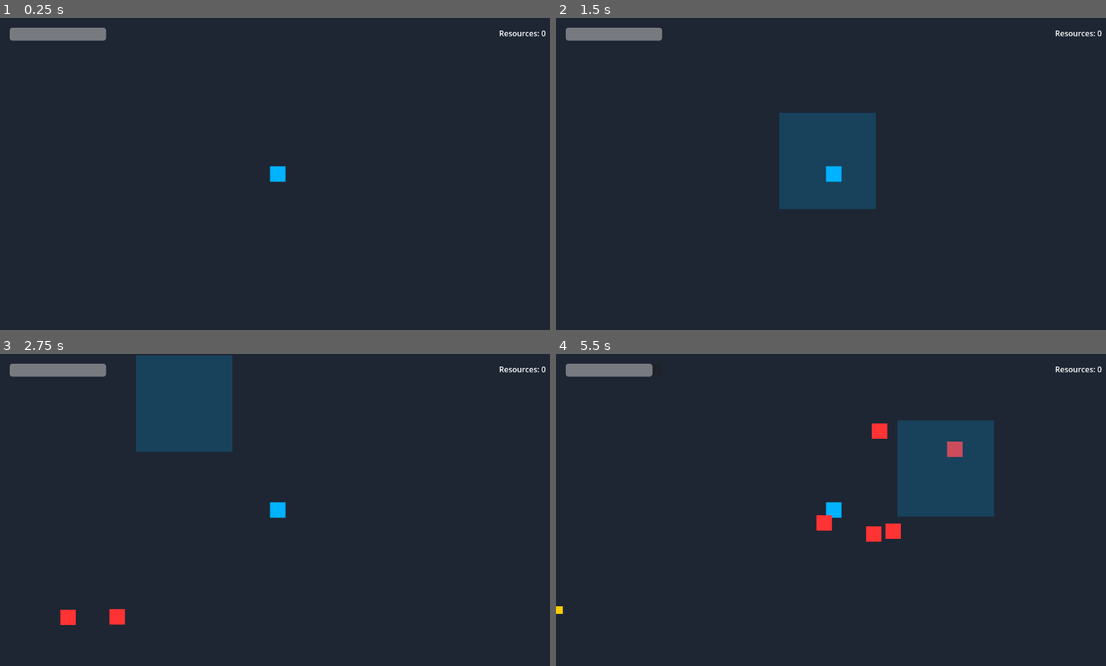
Above: before the commit, frames 1-4 (two rows, left to right).
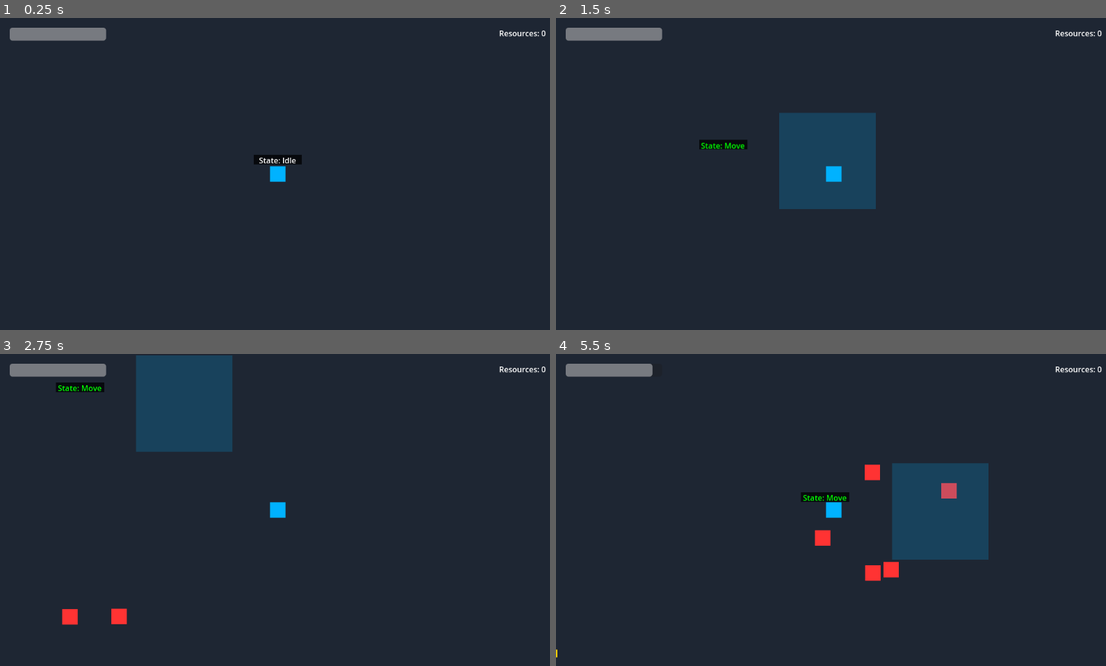
Above: after the commit, the same moments.

Repository: brian-cook/czgame
Game: Godot game, scene res://src/scenes/test/test_game.tscn
Same seed, same stepped clock (60 frames per second), same inputs: the game is played once before the commit and once after it.
Inputs (mouse positions are in pixels of both pictures, inside the frame that each line leads up to):
- Up to frame 1 (0.25 s): no input
- Up to frame 2 (1.5 s): tap Enter at 0.5 s; move the mouse to (957, 158) at 0.52 s; press the mouse at (957, 158) at 0.53 s; hold D (move_right) 0.53-1.28 s; move the mouse to (721, 189) at 1.27 s; release the mouse at (721, 189) at 1.28 s; hold S (move_down) from 1.28 s (still down); tap Space (place_zone) at 1.35 s
- Up to frame 3 (2.75 s): move the mouse to (335, 441) at 2.02 s; release S (move_down) at 2.03 s; press the mouse at (335, 441) at 2.03 s; hold D (move_right) from 2.03 s (still down)
- Up to frame 4 (5.5 s): move the mouse to (803, 572) at 2.77 s; release D (move_right) at 2.78 s; release the mouse at (803, 572) at 2.78 s; hold W (move_up) 2.78-3.53 s; tap Space (place_zone) at 2.85, 4.35 s; click (803, 572) at 2.92 s; move the mouse to (1001, 556) at 3.52 s; press the mouse at (1001, 556) at 3.53 s; hold A (move_left) 3.53-5.03 s; move the mouse to (666, 463) at 4.27 s; release the mouse at (666, 463) at 4.28 s; move the mouse to (864, 510) at 5.02 s; press the mouse at (864, 510) at 5.03 s; hold S (move_down) from 5.03 s (still down)

The runs differ from the first frame. In frame 1, 0.3% of the frame differs, in the area x 46-55%, y 43-47%; in frame 2, 0.3%; in frame 3, 0.4%; in frame 4, 6.7%, in the area x 0-80%, y 21-98%.

Commit message:
Basic Player Setup

Diff:
--- a/project.godot
+++ b/project.godot
@@ -14,3 +14,14 @@
 run/main_scene="res://src/scenes/test/test_game.tscn"
 config/features=PackedStringArray("4.3", "Forward Plus")
 config/icon="res://icon.svg"
+
+[autoload]
+
+# Add autoloads here if needed
+
+[_global_script_class_icons]
+
+PlayerState="res://src/scripts/player/states/player_state.gd"
+PlayerIdleState="res://src/scripts/player/states/player_idle_state.gd"
+PlayerMoveState="res://src/scripts/player/states/player_move_state.gd"
+PlayerStateMachine="res://src/scripts/player/player_state_machine.gd"
--- a/src/scenes/player/basic_player.tscn
+++ b/src/scenes/player/basic_player.tscn
@@ -1,6 +1,10 @@
-[gd_scene load_steps=4 format=3]
+[gd_scene load_steps=10 format=3]
 
 [ext_resource type="Script" path="res://src/scripts/player/basic_player.gd" id="1_player"]
+[ext_resource type="Script" path="res://src/scripts/player/player_state_machine.gd" id="2_state_machine"]
+[ext_resource type="Script" path="res://src/scripts/player/states/player_idle_state.gd" id="3_idle"]
+[ext_resource type="Script" path="res://src/scripts/player/states/player_move_state.gd" id="4_move"]
+[ext_resource type="Script" path="res://src/scripts/player/states/player_hurt_state.gd" id="5_hurt"]
 
 [sub_resource type="CircleShape2D" id="CircleShape2D_1"]
 radius = 16.0
@@ -13,10 +17,22 @@
 collision_mask = 5
 script = ExtResource("1_player")
 
+[node name="StateMachine" type="Node" parent="."]
+script = ExtResource("2_state_machine")
+
+[node name="Idle" type="Node" parent="StateMachine"]
+script = ExtResource("3_idle")
+
+[node name="Move" type="Node" parent="StateMachine"]
+script = ExtResource("4_move")
+
+[node name="Hurt" type="Node" parent="StateMachine"]
+script = ExtResource("5_hurt")
+
 [node name="CollisionShape2D" type="CollisionShape2D" parent="."]
 shape = SubResource("CircleShape2D_1")
 
-[node name="ColorRect" type="ColorRect" parent="."]
+[node name="Sprite" type="ColorRect" parent="."]
 offset_left = -16.0
 offset_top = -16.0
 offset_right = 16.0
@@ -34,10 +50,8 @@
 debug_color = Color(0.701961, 0, 0, 0.419608)
 
 [node name="ResourceCollector" type="Area2D" parent="."]
-collision_layer = 2    # Layer 2 for player
-collision_mask = 16    # Layer 5 for resources
-monitoring = true
-monitorable = true
+collision_layer = 2
+collision_mask = 16
 
 [node name="CollisionShape2D" type="CollisionShape2D" parent="ResourceCollector"]
 shape = SubResource("CircleShape2D_2")
--- a/src/scripts/player/basic_player.gd
+++ b/src/scripts/player/basic_player.gd
@@ -24,6 +24,8 @@
 var _current_health: float
 var _can_take_damage: bool = true
 var _can_attack: bool = true
+
+@onready var state_machine: PlayerStateMachine = $StateMachine
 
 func _ready() -> void:
 	print("Player ready")
@@ -55,35 +57,6 @@
 		else:
 			print("Input action verified: " + action)
 
-func _physics_process(delta: float) -> void:
-	if Engine.get_frames_drawn() % 60 == 0:  # Print every second
-		print("Player position: ", global_position)
-	_handle_movement(delta)
-
-func _handle_movement(delta: float) -> void:
-	var input_vector = Vector2.ZERO
-
-	# Get individual inputs with debug prints
-	var up = Input.get_action_strength("move_up")
-	var down = Input.get_action_strength("move_down")
-	var left = Input.get_action_strength("move_left")
-	var right = Input.get_action_strength("move_right")
-
-	if Engine.get_frames_drawn() % 60 == 0:  # Print every second
-		print("Input values - Up: ", up, " Down: ", down, " Left: ", left, " Right: ", right)
-
-	input_vector = Vector2(
-		right - left,
-		down - up
-	).normalized()
-
-	if input_vector != Vector2.ZERO:
-		velocity = velocity.move_toward(input_vector * speed, acceleration * delta)
-	else:
-		velocity = velocity.move_toward(Vector2.ZERO, friction * delta)
-
-	move_and_slide()
-
 func take_damage(amount: float) -> void:
 	if not _can_take_damage:
 		return
@@ -96,6 +69,7 @@
 		die()
 	else:
 		_start_invincibility()
+		state_machine.transition_to("Hurt")
 
 func _start_invincibility() -> void:
 	_can_take_damage = false
--- /dev/null
+++ b/src/scripts/player/player_state_machine.gd
@@ -0,0 +1,66 @@
+class_name PlayerStateMachine
+extends Node
+
+signal state_changed(state_name: String)
+
+var current_state: PlayerState
+var states: Dictionary = {}
+var debug_label: Label
+
+func _ready() -> void:
+	# Create debug label with better visibility
+	debug_label = Label.new()
+	debug_label.position = Vector2(-50, -40)  # Above the player
+	debug_label.horizontal_alignment = HORIZONTAL_ALIGNMENT_CENTER
+	debug_label.size = Vector2(100, 20)
+
+	# Add background for better visibility
+	var bg = ColorRect.new()
+	bg.color = Color(0, 0, 0, 0.5)
+	bg.size = Vector2(100, 20)
+	bg.position = Vector2(-50, -40)
+
+	add_child(bg)
+	add_child(debug_label)
+
+	for child in get_children():
+		if child is PlayerState:
+			states[child.name.to_lower()] = child
+			child.player = owner as BasicPlayer
+
+	if states.has("idle"):
+		transition_to("idle")
+
+func _process(_delta: float) -> void:
+	if current_state and OS.is_debug_build():
+		debug_label.text = "State: " + current_state.name
+		# Add color coding for different states
+		debug_label.modulate = _get_state_color(current_state.name)
+
+func _get_state_color(state_name: String) -> Color:
+	match state_name.to_lower():
+		"idle": return Color.WHITE
+		"move": return Color.GREEN
+		"hurt": return Color.RED
+		_: return Color.WHITE
+
+func _physics_process(delta: float) -> void:
+	if current_state:
+		current_state.physics_update(delta)
+
+func _unhandled_input(event: InputEvent) -> void:
+	if current_state:
+		current_state.handle_input(event)
+
+func transition_to(state_name: String) -> void:
+	if current_state:
+		print("Exiting state: ", current_state.name)  # Debug print
+		current_state.exit()
+
+	if states.has(state_name.to_lower()):
+		current_state = states[state_name.to_lower()]
+		print("Entering state: ", state_name)  # Debug print
+		current_state.enter()
+		state_changed.emit(state_name)
+	else:
+		push_error("State not found: " + state_name)
--- /dev/null
+++ b/src/scripts/player/states/player_hurt_state.gd
@@ -0,0 +1,79 @@
+class_name PlayerHurtState
+extends PlayerState
+
+var _knockback_velocity: Vector2
+var _stun_time: float = 0.2
+var _timer: float = 0.0
+var _knockback_strength: float = 200.0
+var _min_knockback_speed: float = 50.0  # Minimum knockback speed
+var _invulnerable_time: float = 0.5  # Time player is invulnerable after being hit
+
+var _sprite: ColorRect
+var _original_color: Color
+var _hurt_color: Color = Color(1, 0.3, 0.3)
+var _flash_time: float = 0.1
+
+func enter() -> void:
+	_timer = 0.0
+
+	# Make player invulnerable
+	player._can_take_damage = false
+
+	# Initialize sprite reference
+	_sprite = player.get_node("Sprite")
+	_original_color = _sprite.color
+
+	# Get direction from enemy if available
+	var enemies = get_tree().get_nodes_in_group("enemies")
+	var closest_enemy = null
+	var closest_distance = INF
+
+	for enemy in enemies:
+		var distance = enemy.global_position.distance_to(player.global_position)
+		if distance < closest_distance:
+			closest_distance = distance
+			closest_enemy = enemy
+
+	if closest_enemy:
+		var direction = (player.global_position - closest_enemy.global_position).normalized()
+		_knockback_velocity = direction * _knockback_strength
+	else:
+		# If no enemy found or already being knocked back, add to current velocity
+		var current_speed = player.velocity.length()
+		if current_speed > _min_knockback_speed:
+			_knockback_velocity = player.velocity.normalized() * _knockback_strength
+		else:
+			# Random knockback if no clear direction
+			_knockback_velocity = Vector2.RIGHT.rotated(randf() * TAU) * _knockback_strength
+
+	# Visual feedback
+	_sprite.color = _hurt_color
+
+	# Reset color after flash
+	get_tree().create_timer(_flash_time).timeout.connect(
+		func(): _sprite.color = _original_color
+	)
+
+func physics_update(delta: float) -> void:
+	_timer += delta
+
+	if _timer >= _stun_time:
+		player.state_machine.transition_to("Idle")
+		return
+
+	# Flash effect while stunned
+	_sprite.visible = int(_timer * 10) % 2 == 0
+
+	# Apply knockback and friction
+	player.velocity = _knockback_velocity.move_toward(Vector2.ZERO, player.friction * delta)
+	player.move_and_slide()
+
+func exit() -> void:
+	if _sprite:
+		_sprite.color = _original_color
+		_sprite.visible = true
+
+	# Start invulnerability timer
+	get_tree().create_timer(_invulnerable_time).timeout.connect(
+		func(): player._can_take_damage = true
+	)
--- /dev/null
+++ b/src/scripts/player/states/player_idle_state.gd
@@ -0,0 +1,23 @@
+class_name PlayerIdleState
+extends PlayerState
+
+func enter() -> void:
+	player.velocity = Vector2.ZERO
+
+func physics_update(delta: float) -> void:
+	# Get movement input
+	var input_vector = Input.get_vector(
+		"move_left", "move_right",
+		"move_up", "move_down"
+	)
+
+	if input_vector != Vector2.ZERO:
+		player.state_machine.transition_to("Move")
+		return
+
+	# Apply friction while idle
+	player.velocity = player.velocity.move_toward(
+		Vector2.ZERO,
+		player.friction * delta
+	)
+	player.move_and_slide()
--- /dev/null
+++ b/src/scripts/player/states/player_move_state.gd
@@ -0,0 +1,41 @@
+class_name PlayerMoveState
+extends PlayerState
+
+var _input_buffer_time: float = 0.1
+var _buffered_input: Vector2 = Vector2.ZERO
+var _buffer_timer: float = 0.0
+
+func physics_update(delta: float) -> void:
+	# Get movement input
+	var input_vector = Input.get_vector(
+		"move_left", "move_right",
+		"move_up", "move_down"
+	)
+
+	# Update input buffer
+	if input_vector != Vector2.ZERO:
+		_buffered_input = input_vector
+		_buffer_timer = _input_buffer_time
+	elif _buffer_timer > 0:
+		_buffer_timer -= delta
+		if _buffer_timer <= 0:
+			_buffered_input = Vector2.ZERO
+
+	# Use buffered input if available
+	var effective_input = _buffered_input if _buffer_timer > 0 else input_vector
+
+	if effective_input == Vector2.ZERO:
+		player.state_machine.transition_to("Idle")
+		return
+
+	# Apply movement with diagonal correction
+	var target_velocity = effective_input * player.speed
+	if effective_input.x != 0 and effective_input.y != 0:
+		target_velocity *= 0.7071  # Approximately 1/sqrt(2) for diagonal movement
+
+	# Apply movement
+	player.velocity = player.velocity.move_toward(
+		target_velocity,
+		player.acceleration * delta
+	)
+	player.move_and_slide()
--- /dev/null
+++ b/src/scripts/player/states/player_state.gd
@@ -0,0 +1,19 @@
+class_name PlayerState
+extends Node
+
+var player: BasicPlayer
+
+func enter() -> void:
+	pass
+
+func exit() -> void:
+	pass
+
+func update(_delta: float) -> void:
+	pass
+
+func physics_update(_delta: float) -> void:
+	pass
+
+func handle_input(_event: InputEvent) -> void:
+	pass
Not shown, changed: ai_resources/checklists/core_game_loop_checklist.txt
